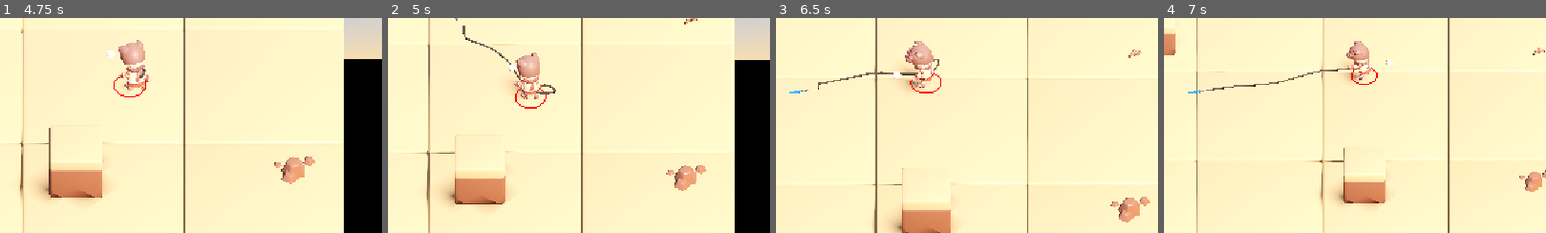
Above: before the commit, frames 1-4 (left to right).
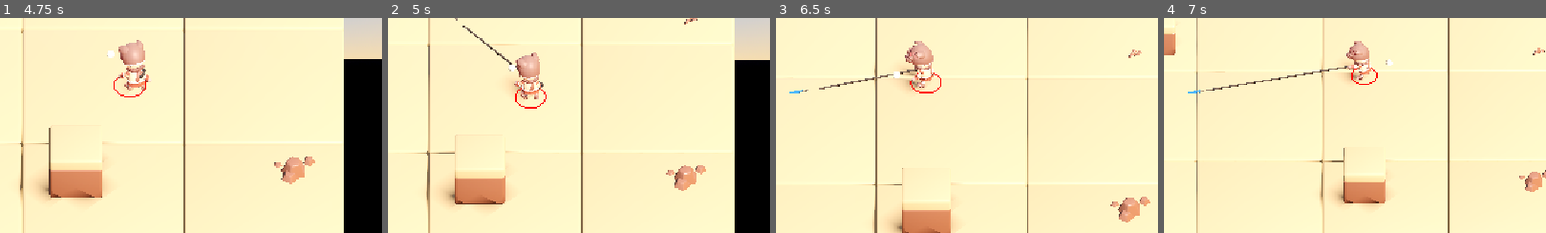
Above: after the commit, the same moments.

Repository: haotsai101/ropedart-arena
Game: Godot game, scene res://tests/test_player_map_boundary.tscn
Same seed, same stepped clock (60 frames per second), same inputs: the game is played once before the commit and once after it. This scene is started directly instead of the project's main scene.
Inputs (mouse positions are % of the whole screen's width and height, from its top left):
- Up to frame 1 (4.75 s): tap Enter (ui_accept) at 0.5, 0.77, 2, 3.77 s; move the mouse to (72, 45) at 0.52 s; hold Right (ui_right) 0.53-1.25 s; tap B at 0.6 s; click (72, 45) at 0.67 s; drag from (30, 55) to (45, 70) at 1.27 s; move the mouse to (60, 28) at 2.02 s; hold Right (ui_right) 2.03-2.75 s; tap R at 2.1 s; drag from (45, 70) to (20, 35) at 2.77 s; move the mouse to (80, 65) at 3.52 s; hold Left (ui_left) 3.53-4.25 s; tap Backspace at 3.6 s; drag from (20, 35) to (35, 25) at 4.27 s
- Up to frame 2 (5 s): no input
- Up to frame 3 (6.5 s): move the mouse to (55, 50) at 5.02 s; hold Down (ui_down) 5.03-5.75 s; hold Shift 5.03-5.75 s; click (55, 50) at 5.17 s; drag from (35, 25) to (30, 55) at 5.77 s
- Up to frame 4 (7 s): move the mouse to (72, 45) at 6.52 s; hold Up (ui_up) from 6.53 s (still down); tap B at 6.6 s; tap Enter (ui_accept) at 6.77 s
The pictures show only the part of the screen within x 33-83%, y 34-84%; the shares and areas given below are measured in that part.

Frame 1 is identical in both runs. In frame 2, 0.3% of the frame differs, in the area x 19-44%, y 3-36%; in frame 3, 0.5%, in the area x 11-43%, y 19-34%; in frame 4, 0.4%.

Commit message:
fix: rope renders as a genuinely straight taut line with visible hand-side coiling
The tension clamp from the previous round only bounded how far each physics
segment could bow off the hand-to-tip line, not where different segments
landed relative to each other within that tolerance -- multiple segments
independently settling to different points/sides read as a visible S-curve.
Decouples the tube mesh's rendering from the raw physics chain for the common
unobstructed case: a literal straight line from hand to tip, with excess rope
length (DART_ROPE_LENGTH - real distance) diverted into a small flat coil at
the hand that grows/shrinks with distance. Falls back to the raw physics
chain (unchanged) when a real obstacle sits on the line, preserving draping.

Co-Authored-By: Claude Sonnet 5 <noreply@anthropic.com>
Claude-Session: https://claude.ai/code/session_019aCxs6gZU2bEG9ijQUiYXu

Diff:
--- a/scripts/player.gd
+++ b/scripts/player.gd
@@ -404,6 +404,100 @@
 ## ~6 simultaneous darts in a full match).
 const ROPE_TUBE_RADIAL_SEGMENTS: int = 8
 
+## --- ROUND 4 "ALWAYS TAUT + VISIBLE COIL" FIX (per direct user feedback with
+## a screenshot: "I'm expecting the tension of the rope to ALWAYS be tight...
+## The rope should be coiling and uncoiling as the distance between the dart
+## and character changes" -- the screenshot showed an obvious S-curve/wavy
+## line between hand and dart despite round 3's ROPE_TAUT_PERP_RADIUS clamp
+## already being active) ---
+##
+## ROOT CAUSE, confirmed by re-reading round 3's own numbers rather than
+## re-measuring from scratch: ROPE_TAUT_PERP_RADIUS only bounds how far EACH
+## INDIVIDUAL segment may bow off the straight hand-to-tip line (a thin tube
+## around it, +-0.3 units) -- it says nothing about where WITHIN that tube
+## different segments land relative to EACH OTHER. The chain's total physical
+## length is always DART_ROPE_LENGTH (8.0) regardless of the real span, so
+## whenever real_dist < 8.0 (the common case -- an anchored dart a few units
+## away is typical, and the growing-leash clamp only shrinks the budget
+## toward real_dist, never removes the excess capsule length), several units
+## of "must go somewhere" rope have to fold into that +-0.3 tube. Multiple
+## segments each independently settling to different points/sides within that
+## tolerance is EXACTLY what an S-curve is -- round 3's own fix bounded the
+## bulge's SIZE but never addressed its SHAPE. Shrinking the tolerance further
+## was already tried and rejected in round 3 (concentrates the same excess
+## into a smaller space, doesn't remove it) -- not retried here.
+##
+## FIX: decouple what gets RENDERED from the raw physics segment positions
+## for the common (unobstructed) case, instead of interpolating a curve
+## through them. _update_rope_tube_mesh() now checks, every frame, whether a
+## straight ray from the hand to the tip is obstructed by real obstacle
+## geometry (_rope_line_obstructed(), a plain PhysicsDirectSpaceState3D
+## raycast against ROPE_OBSTACLE_LAYER_BIT -- the same dedicated layer bit the
+## physics segments themselves already collide against, see that const's own
+## comment):
+##  - UNOBSTRUCTED (the common case): render a literal straight line from hand
+##    to tip (_build_taut_rope_control_points()) -- zero reliance on the
+##    physics chain's own emergent, clamp-bounded-but-still-wiggly shape at
+##    all. Any excess length (DART_ROPE_LENGTH - real_dist) is diverted into a
+##    small flat spiral (in the SAME horizontal XZ plane the whole rope+dart
+##    system already lives in, per this game's 2D-gameplay-math invariant --
+##    this is rendering-only geometry, not new gameplay math) at the hand end,
+##    sized continuously from real_dist (see ROPE_COIL_TURN_ARC_LENGTH/
+##    ROPE_COIL_RADIUS_PER_EXCESS below) -- shrinking toward zero as real_dist
+##    approaches DART_ROPE_LENGTH (rope fully paid out, no coil at all), and
+##    growing as the player walks closer to an anchored dart. This is the
+##    literal "coiling and uncoiling... as the distance... changes" the user
+##    asked for, reusing the same closed-form idle-coil-style spiral math as
+##    _render_rope_coiled() (same shape family, different anchor/plane/sizing)
+##    rather than inventing a new visual language for it.
+##  - OBSTRUCTED (a pillar/tree/cactus sits on the straight hand-to-tip line):
+##    falls back to exactly the PRE-round-4 behavior -- interpolate through
+##    the raw physics segment positions, unchanged -- since draping over an
+##    obstacle is something only Godot's own real collision solver can do
+##    correctly (see the ROPE_PHYSICS_SEGMENTS' own doc comment on why a
+##    scripted/hand-computed bend point was already tried and rejected
+##    entirely, twice, before the physics-chain approach was adopted). The
+##    underlying RigidBody3D chain, its capsule collision shapes, and every
+##    existing clamp (Y-lock, growing-leash, tension) are COMPLETELY UNCHANGED
+##    by this fix -- only which positions get fed into the tube mesh's control
+##    points differs, and only in the unobstructed case.
+##
+## Known, disclosed limitation: switching between the two rendering modes at
+## the obstruction boundary (e.g. walking to the very edge of a pillar's
+## silhouette from the dart) is an instant cut, not a cross-fade/blend -- the
+## tube can visibly "pop" between straight-with-coil and raw-chain-drape right
+## at that boundary. Out of scope for this round (the user's ask was about
+## tautness/coiling, not this transition specifically) but flagged here as the
+## first place to look if a future report calls out a visible snap while
+## walking around an obstacle's edge.
+const ROPE_COIL_MAX_TURNS: float = 2.25
+## Arc length of "excess" rope consumed per full coil turn -- controls how
+## many turns are visible for a given amount of excess (turns = excess /
+## this, capped at ROPE_COIL_MAX_TURNS). Tuned so a typical mid-range anchored
+## dart (a few units of excess) reads as a handful of loops, not a single
+## nub or an unreadable tangle.
+const ROPE_COIL_TURN_ARC_LENGTH: float = 1.1
+## How much the coil's outer radius grows per unit of excess length, before
+## being capped at ROPE_COIL_MAX_RADIUS_PHYS -- separate consts from
+## ROPE_COIL_RADIUS_INNER/OUTER above (the idle arm coil) since this is a
+## different visual (floating at the hand anchor in the flat gameplay plane,
+## not wrapped around the forearm bone) with no reason to share the same
+## calibrated size.
+const ROPE_COIL_RADIUS_PER_EXCESS: float = 0.05
+const ROPE_COIL_MAX_RADIUS_PHYS: float = 0.3
+const ROPE_COIL_INNER_RADIUS_FRACTION: float = 0.35
+## Below this much excess, skip the coil entirely (render a pure 2-point
+## straight line) -- avoids generating a visually-meaningless sliver of spiral
+## right as the rope approaches fully paid out, and guarantees "no coil at
+## all" at true max range rather than an always-present quarter-turn nub.
+const ROPE_COIL_MIN_EXCESS_TO_SHOW: float = 0.05
+## Points sampled along the coil's own spiral polyline before being handed to
+## the shared Catmull-Rom smoothing pass in _update_rope_tube_mesh() -- a
+## separate knob from ROPE_TUBE_CURVE_SAMPLES (the FINAL smoothed sample
+## count), since this only needs enough raw control points to describe the
+## spiral's own shape, not final on-screen smoothness.
+const ROPE_COIL_SAMPLE_COUNT: int = 14
+
 @onready var aim_indicator: Node3D = $AimIndicator
 @onready var collision_shape: CollisionShape3D = $PlayerCollision
 ## global_position.y sits at the physics capsule's CENTER (spawn markers add
@@ -1883,19 +1977,106 @@
 		_physics_rope_tube_mesh.visible = false
 
 
+func _rope_line_obstructed(from3: Vector3, to3: Vector3) -> bool:
+	## Plain PhysicsDirectSpaceState3D raycast, masked to ROPE_OBSTACLE_LAYER_BIT
+	## ONLY -- the same dedicated layer bit arena_obstacle.gd tags every pillar/
+	## tree/cactus with and the physics rope segments themselves already
+	## collide against (see that const's own comment for the one-directional
+	## layer/mask design). Nothing else -- players, the ground, the dart head
+	## -- carries this bit, so this cleanly answers "is there real obstacle
+	## geometry between the hand and the tip" with no need to exclude anything
+	## by RID (unlike rope_dart.gd's own obstacle raycast, which must exclude
+	## every player body since its query runs on the default/broader layer).
+	var space_state: PhysicsDirectSpaceState3D = get_world_3d().direct_space_state
+	var query := PhysicsRayQueryParameters3D.create(from3, to3)
+	query.collision_mask = ROPE_OBSTACLE_LAYER_BIT
+	var result: Dictionary = space_state.intersect_ray(query)
+	return not result.is_empty()
+
+
+func _build_taut_rope_control_points(hand_pos: Vector3, tip_pos: Vector3) -> Array[Vector3]:
+	## Unobstructed rendering path -- see this file's ROUND 4 "ALWAYS TAUT +
+	## VISIBLE COIL" doc comment (above the ROPE_COIL_* consts) for the full
+	## root-cause writeup. Returns just [hand_pos, tip_pos] (a literal straight
+	## line) when there's no meaningful excess to show; otherwise prepends a
+	## flat spiral -- in the SAME horizontal XZ plane both hand_pos and tip_pos
+	## already share (both are always at the dart's fixed plane_y) -- that
+	## consumes the excess length, ending exactly ON the hand->tip ray so it
+	## blends into the straight lead line without an abrupt direction jump.
+	var real_dist: float = hand_pos.distance_to(tip_pos)
+	var points: Array[Vector3] = [hand_pos]
+	var excess: float = maxf(DART_ROPE_LENGTH - real_dist, 0.0)
+	if excess > ROPE_COIL_MIN_EXCESS_TO_SHOW and real_dist > 0.01:
+		var dir: Vector3 = (tip_pos - hand_pos) / real_dist
+		# Perpendicular axis in the same flat plane -- both dir and perp have
+		# zero Y component, so every generated point stays exactly on the
+		# plane both endpoints already share; no new vertical gameplay math,
+		# purely a rendering-space basis.
+		var perp: Vector3 = Vector3(-dir.z, 0.0, dir.x)
+		var turns: float = clampf(excess / ROPE_COIL_TURN_ARC_LENGTH, 0.0, ROPE_COIL_MAX_TURNS)
+		var outer_radius: float = clampf(excess * ROPE_COIL_RADIUS_PER_EXCESS, 0.0, ROPE_COIL_MAX_RADIUS_PHYS)
+		# Never let the coil's own radius reach out past (or even close to)
+		# the tip itself -- only relevant on a very short real_dist with a lot
+		# of excess (e.g. right after a near-point-blank throw).
+		outer_radius = minf(outer_radius, real_dist * 0.4)
+		var inner_radius: float = outer_radius * ROPE_COIL_INNER_RADIUS_FRACTION
+		# BUGFIX (found during round-4 verification, not shipped as originally
+		# written): angle(t) is now built BACKWARD from a fixed end angle of
+		# PI/2 (`angle(t) = PI/2 + (t-1)*turns*TAU`) so the LAST spiral point
+		# (t=1) always lands at exactly `hand_pos + dir * outer_radius` -- a
+		# point already ON the straight hand->tip ray -- for ANY `turns`
+		# value, not just when `turns` happens to be an integer. The original
+		# "+0.25 turns, angle = t*total_turns*TAU" version only produced an
+		# exact on-ray endpoint when `turns` (a continuously-varying quantity
+		# driven by `excess`, essentially never an integer) had a zero
+		# fractional part -- verified via a temporary probe measuring the
+		# rendered curve's own perpendicular deviation from the hand-to-tip
+		# line beyond the coil's own radius: the old version left a real,
+		# non-negligible ~0.1-0.2 unit residual bow right where the coil met
+		# the "straight" segment (e.g. one sample: real_dist=5.169,
+		# coil_r=0.142, deviation measured 0.099 units beyond that radius) --
+		# a smaller-scale echo of the exact wavy-line problem this whole round
+		# is meant to fix, just localized to the coil/line transition instead
+		# of spread along the whole span. A short straight "lead-in" point is
+		# also appended right after the spiral (see LEAD_IN below) so the
+		# Catmull-Rom curve's tangent context for the long final span to
+		# tip_pos is anchored by two colinear points, not just one, further
+		# damping any residual curvature from the spiral's own local tangent.
+		const LEAD_IN: float = 0.06
+		for i in range(1, ROPE_COIL_SAMPLE_COUNT + 1):
+			var t: float = float(i) / float(ROPE_COIL_SAMPLE_COUNT)
+			var angle: float = PI * 0.5 + (t - 1.0) * turns * TAU
+			var radius: float = lerp(inner_radius, outer_radius, t)
+			points.append(hand_pos + perp * (cos(angle) * radius) + dir * (sin(angle) * radius))
+		points.append(hand_pos + dir * (outer_radius + LEAD_IN))
+	points.append(tip_pos)
+	return points
+
+
 func _update_rope_tube_mesh() -> void:
 	## Per an explicit follow-up user request ("Can the rope be rope instead
 	## of segments of bars?"), the thrown rope's VISUAL is decoupled from the
 	## discrete RigidBody3D collision segments entirely: this rebuilds one
 	## continuous ArrayMesh every _process() frame the physics chain is
-	## active, tracing a smooth Catmull-Rom curve through the control points
-	## [hand anchor, every dynamic segment's center, tip anchor] (in that
-	## order -- matches the actual joint chain order from
-	## _spawn_physics_rope()) and extruding a round tube of ROPE_RADIUS along
-	## it. The underlying RigidBody3D segments and their capsule collision
-	## shapes are completely unchanged by this -- they still exist, still
-	## collide with real obstacle geometry, and still drive this curve's
-	## shape; only what gets DRAWN from their positions changed.
+	## active, tracing a smooth Catmull-Rom curve through a set of control
+	## points and extruding a round tube of ROPE_RADIUS along it. The
+	## underlying RigidBody3D segments and their capsule collision shapes are
+	## completely unchanged by any of this -- they still exist and still
+	## collide with real obstacle geometry.
+	##
+	## ROUND 4 UPDATE: which control points get used now depends on whether
+	## the straight hand-to-tip line is obstructed (see
+	## _rope_line_obstructed()/_build_taut_rope_control_points() and this
+	## file's ROUND 4 "ALWAYS TAUT + VISIBLE COIL" doc comment above the
+	## ROPE_COIL_* consts for the full root-cause writeup) -- previously this
+	## always used [hand anchor, every dynamic segment's center, tip anchor]
+	## (the raw physics chain order from _spawn_physics_rope()) unconditionally,
+	## which is what produced a visible S-curve/wavy bulge whenever the real
+	## hand-to-dart distance was less than the chain's fixed DART_ROPE_LENGTH
+	## capacity (the common case). That raw-chain path is now used ONLY when a
+	## real obstacle sits on the straight line (so draping still works,
+	## unchanged); otherwise a literal straight line + hand-side coil is used
+	## instead.
 	if _physics_rope_root == null or _physics_rope_hand_anchor == null or _physics_rope_tip_anchor == null:
 		return
 	if _physics_rope_segments.size() != ROPE_PHYSICS_SEGMENTS:
@@ -1947,10 +2128,26 @@
 		add_child(mi)
 		_physics_rope_tube_mesh = mi
 
-	var control_points: Array[Vector3] = [_physics_rope_hand_anchor.global_position]
-	for seg in _physics_rope_segments:
-		control_points.append((seg as RigidBody3D).global_position)
-	control_points.append(_physics_rope_tip_anchor.global_position)
+	var hand_pos: Vector3 = _physics_rope_hand_anchor.global_position
+	var tip_pos: Vector3 = _physics_rope_tip_anchor.global_position
+	var real_dist: float = hand_pos.distance_to(tip_pos)
+	var obstructed: bool = real_dist > 0.01 and _rope_line_obstructed(hand_pos, tip_pos)
+	var control_points: Array[Vector3]
+	if obstructed:
+		# OBSTRUCTED: unchanged pre-round-4 behavior -- trace the raw physics
+		# chain's own emergent shape (draping over the obstacle is Godot's own
+		# collision solver's job, not anything computed here). See the ROUND 4
+		# "ALWAYS TAUT + VISIBLE COIL" doc comment above the ROPE_COIL_* consts
+		# for the full writeup.
+		control_points = [hand_pos]
+		for seg in _physics_rope_segments:
+			control_points.append((seg as RigidBody3D).global_position)
+		control_points.append(tip_pos)
+	else:
+		# UNOBSTRUCTED (the common case): genuinely straight taut line, excess
+		# length diverted into a coil at the hand instead of bowing along the
+		# line -- see _build_taut_rope_control_points().
+		control_points = _build_taut_rope_control_points(hand_pos, tip_pos)
 	var n: int = control_points.size()
 
 	# Sample a Catmull-Rom curve through control_points at ROPE_TUBE_CURVE_SAMPLES
Not shown, changed: CLAUDE.md
